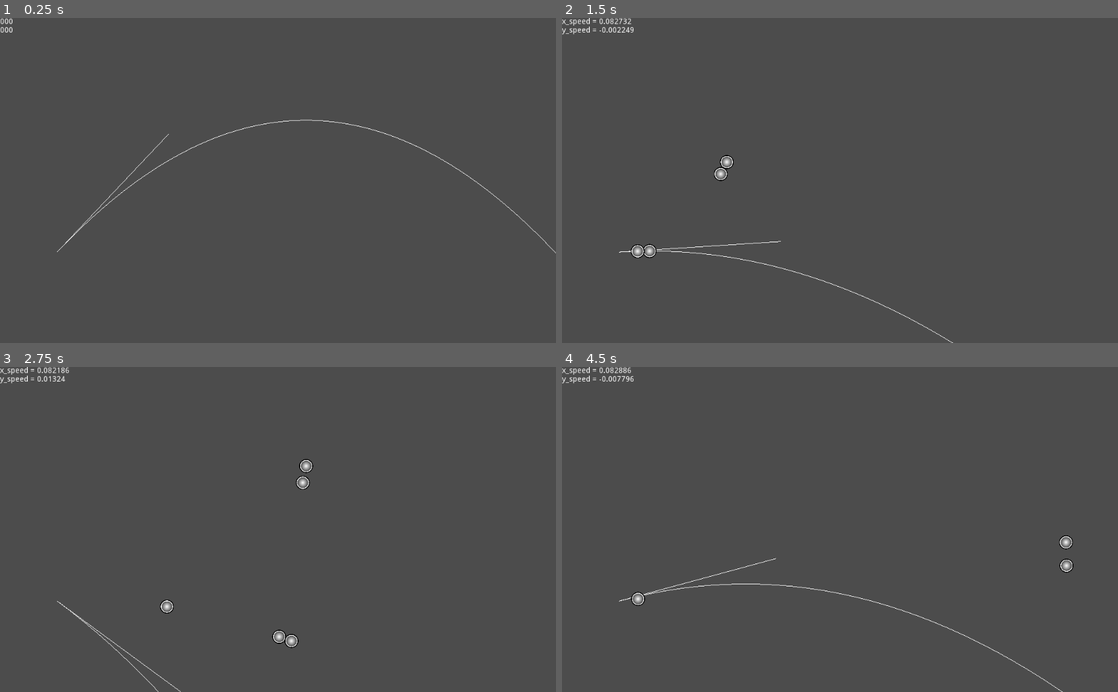
Above: before the commit, frames 1-4 (two rows, left to right).
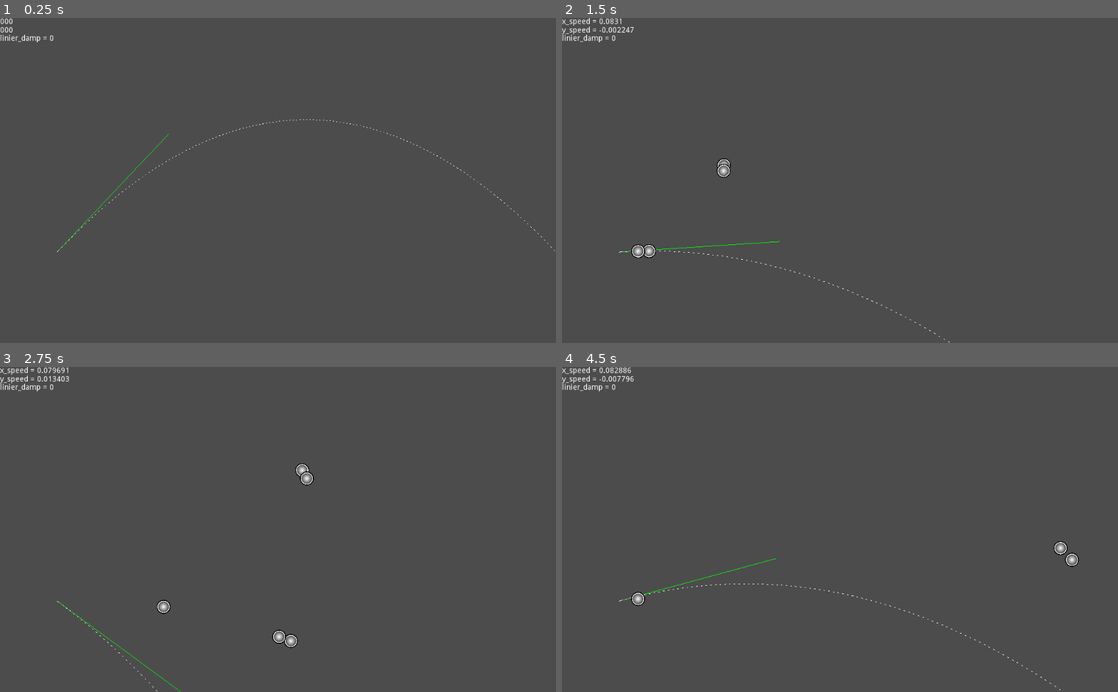
Above: after the commit, the same moments.

Repository: Acvarium/gravity_gun
Game: Godot game, scene res://scenes/main.tscn
The game is run twice, just before and just after one commit, with the same random seed, the same clock (stepped at 60 frames per second) and the same inputs.
Inputs:
- Up to frame 1 (0.25 s): no input
- Up to frame 2 (1.5 s): tap Enter at 0.5 s; hold Right (ui_right) 0.53-1.28 s; hold Space (fire) 0.53-1.28 s; hold Down (ui_down) from 1.28 s (still down); tap Space (fire) at 1.35 s
- Up to frame 3 (2.75 s): release Down (ui_down) at 2.03 s; hold Right (ui_right) from 2.03 s (still down); hold Space (fire) from 2.03 s (still down)
- Up to frame 4 (4.5 s): release Right (ui_right) at 2.78 s; release Space (fire) at 2.78 s; hold Up (ui_up) 2.78-3.53 s; tap Space (fire) at 2.85, 4.35 s; hold Space (fire) 3.53-4.28 s; hold Left (ui_left) from 3.53 s (still down)

The runs differ from the first frame. In frame 1, 0.5% of the frame differs, in the area x 0-100%, y 5-73%; in frame 2, 0.6%; in frame 3, 0.6%; in frame 4, 0.7%, in the area x 0-93%, y 5-100%.

Commit message:
Correct result that include linear damp

Diff:
--- a/game/objects/ball.tscn
+++ b/game/objects/ball.tscn
@@ -8,7 +8,46 @@
 custom_solver_bias = 0.0
 radius = 11.2201
 
-[node name="ball" type="RigidBody2D" index="0"]
+[sub_resource type="ParticlesMaterial" id=2]
+
+render_priority = 0
+trail_divisor = 1
+emission_shape = 0
+flag_align_y = false
+flag_rotate_y = false
+flag_disable_z = true
+spread = 45.0
+flatness = 0.0
+gravity = Vector3( 0, 0, 0 )
+initial_velocity = 0.0
+initial_velocity_random = 0.0
+angular_velocity = 0.0
+angular_velocity_random = 0.0
+orbit_velocity = 0.0
+orbit_velocity_random = 0.0
+linear_accel = 0.0
+linear_accel_random = 0.0
+radial_accel = 0.0
+radial_accel_random = 0.0
+tangential_accel = 0.0
+tangential_accel_random = 0.0
+damping = 0.0
+damping_random = 0.0
+angle = 0.0
+angle_random = 0.0
+scale = 1.0
+scale_random = 0.0
+color = Color( 1, 1, 1, 1 )
+hue_variation = 0.0
+hue_variation_random = 0.0
+anim_speed = 0.0
+anim_speed_random = 0.0
+anim_offset = 0.0
+anim_offset_random = 0.0
+anim_loop = false
+_sections_unfolded = [ "Initial Velocity" ]
+
+[node name="ball" type="RigidBody2D"]
 
 position = Vector2( 447.563, 134.677 )
 input_pickable = false
@@ -26,7 +65,7 @@
 sleeping = false
 can_sleep = true
 linear_velocity = Vector2( 1, 0 )
-linear_damp = 0.0
+linear_damp = 0.1
 angular_velocity = 0.0
 angular_damp = 0.0
 script = ExtResource( 1 )
@@ -52,4 +91,26 @@
 
 shape = SubResource( 1 )
 
+[node name="Particles2D" type="Particles2D" parent="." index="3"]
+
+emitting = true
+amount = 8
+lifetime = 1.0
+one_shot = false
+preprocess = 0.0
+speed_scale = 1.0
+explosiveness = 0.0
+randomness = 0.0
+fixed_fps = 0
+fract_delta = true
+visibility_rect = Rect2( -100, -100, 200, 200 )
+local_coords = true
+draw_order = 0
+process_material = SubResource( 2 )
+texture = null
+normal_map = null
+h_frames = 1
+v_frames = 1
+_sections_unfolded = [ "Drawing", "Process Material", "Textures", "Time" ]
+
 [connection signal="timeout" from="Timer" to="." method="_on_Timer_timeout"]
--- a/game/scenes/main.tscn
+++ b/game/scenes/main.tscn
@@ -1,8 +1,8 @@
 [gd_scene load_steps=5 format=2]
 
 [ext_resource path="res://scripts/main.gd" type="Script" id=1]
-[ext_resource path="res://textures/c_block.png" type="Texture" id=2]
-[ext_resource path="res://scripts/canvas.gd" type="Script" id=3]
+[ext_resource path="res://scripts/canvas.gd" type="Script" id=2]
+[ext_resource path="res://textures/c_block.png" type="Texture" id=3]
 
 [sub_resource type="RectangleShape2D" id=1]
 
@@ -13,8 +13,13 @@
 
 script = ExtResource( 1 )
 
-[node name="gun" type="Node2D" parent="." index="0"]
+[node name="canvas" type="Node2D" parent="." index="0"]
 
+script = ExtResource( 2 )
+
+[node name="gun" type="Node2D" parent="." index="1"]
+
+editor/display_folded = true
 position = Vector2( 105.3, 432.133 )
 rotation = -0.815377
 _sections_unfolded = [ "Transform" ]
@@ -24,18 +29,15 @@
 visible = false
 position = Vector2( 12.2038, 0 )
 scale = Vector2( 1, 0.1 )
-texture = ExtResource( 2 )
+texture = ExtResource( 3 )
 _sections_unfolded = [ "Transform" ]
 __meta__ = {
 "_edit_lock_": true
 }
 
-[node name="canvas" type="Node2D" parent="." index="1"]
-
-script = ExtResource( 3 )
-
 [node name="StaticBody2D" type="StaticBody2D" parent="." index="2"]
 
+editor/display_folded = true
 input_pickable = false
 collision_layer = 1
 collision_mask = 1
@@ -84,4 +86,22 @@
 lines_skipped = 0
 max_lines_visible = -1
 
-[node name="balls" type="Node2D" parent="." index="5"]
+[node name="damp" type="Label" parent="." index="5"]
+
+anchor_left = 0.0
+anchor_top = 0.0
+anchor_right = 0.0
+anchor_bottom = 0.0
+margin_top = 31.0
+margin_right = 40.0
+margin_bottom = 45.0
+rect_pivot_offset = Vector2( 0, 0 )
+mouse_filter = 2
+size_flags_horizontal = 1
+size_flags_vertical = 4
+text = "linier_damp = 0"
+percent_visible = 1.0
+lines_skipped = 0
+max_lines_visible = -1
+
+[node name="balls" type="Node2D" parent="." index="6"]
--- a/game/scripts/ball.gd
+++ b/game/scripts/ball.gd
@@ -16,6 +16,7 @@
 	var y_text = 'y_speed = ' + str(y)
 	main_node.get_node("ball_y_speed").text = str(y_text)
 	pos = position
+
 	x_speed = x
 func _on_Timer_timeout():
 	queue_free()
--- a/game/scripts/canvas.gd
+++ b/game/scripts/canvas.gd
@@ -1,4 +1,17 @@
 extends Node2D
+#Object that can be used for drawing lines on screen
+#In order to do this, reset the values in lines array
+
+#>>lines = []
+
+#then add the data in format
+
+#>>lines.append([start_position, end_position, color])
+
+#After adding all the data, call
+
+#>>update()
+
 var lines = []
 
 func _ready():
--- a/game/scripts/main.gd
+++ b/game/scripts/main.gd
@@ -1,48 +1,78 @@
 extends Node2D
 var initial_speed = 300
-var canvas
-var WHITE = Color(1,1,1)
-var steps = 1000
-var g = 9.8
-var time_step = 1
+const WHITE = Color(1,1,1)
+const GREEN = Color(0,1,0)
+const TRANSP = Color(0,0,0,0)
+
+var steps = 1000 #Number of steps of drawind a paraboloid
+var g = Vector2(0, 9.8)
+var time_step = 0.1
 var ballObj = load("res://objects/ball.tscn")
 var velocity
+var line_count = 0
+var linear_damp = 0
 
 func _ready():
-	canvas = $canvas
 	pass
 
 func _input(event):
 	if Input.is_action_pressed("fire"):
 		var ball = ballObj.instance()
 		ball.position = $gun.position
+		ball.linear_damp = linear_damp
 		ball.apply_impulse(Vector2(0,0), velocity)
-		add_child(ball)
+		for b in $balls.get_children():
+			ball.add_collision_exception_with(b)
+		$balls.add_child(ball)
 
 func _physics_process(delta):
-	canvas.lines = []
+	$canvas.lines = []
+	if Input.is_action_pressed("x_up"):
+		linear_damp += 0.01
+		$damp.text = "linier_damp = " + str(linear_damp)
+	elif Input.is_action_pressed("x_down"):
+		linear_damp -= 0.01
+		if linear_damp < 0:
+			linear_damp = 0
+		$damp.text = "linier_damp = " + str(linear_damp)
+
 	if Input.is_action_pressed("ui_left"):
 		$gun.rotation -= 1 * delta
 	elif Input.is_action_pressed("ui_right"):
 		$gun.rotation += 1 * delta
 	if Input.is_action_pressed("ui_up"):
-		initial_speed += 0.1
+		initial_speed += 0.3
 		$gun.scale.x = initial_speed/10
 	if Input.is_action_pressed("ui_down"):
-		initial_speed -= 0.1
+		initial_speed -= 0.3
 		$gun.scale.x = initial_speed/10
 	var start = $gun.position
 	var vec = Vector2(cos($gun.rotation),sin($gun.rotation)).normalized()
-	var end = start + vec * initial_speed
-	canvas.lines.append([start, end, WHITE])
 	velocity = vec * initial_speed
+	var end = start + velocity
+
+#Draw initial vector
+	$canvas.lines.append([start, end, GREEN])
+
+#Reset time value for drawing
 	var time = 0
 	start = Vector2()
+	line_count = 0
+	var pos = Vector2()
+	var v = velocity
 	for i in range(steps):
-		var x = (velocity.length() * time * -velocity.normalized().x) * 0.1
-		var y = (velocity.length() * time * -velocity.normalized().y - 0.5 * g * time*time) * 0.1
-		time += time_step
-		var pos = Vector2(-x,-y)
-		canvas.lines.append([start + $gun.position, pos + $gun.position, WHITE])
+		pos += v * time_step * 0.1
+		v += g * time_step
+		v *= 1/(1 + linear_damp * time_step/10)
+
+#Draw dashed lines of a paraboloid
+#--------------------------------------------
+		var col = WHITE
+		if line_count > 1:
+			col = TRANSP
+		if line_count > 2:
+			line_count = 0
+		$canvas.lines.append([start + $gun.position, pos + $gun.position, col])
+		line_count += 1
 		start = pos
-	canvas.update()
+	$canvas.update()
Not shown: 1 places in game/objects/ball.tscn that only renumber resources
